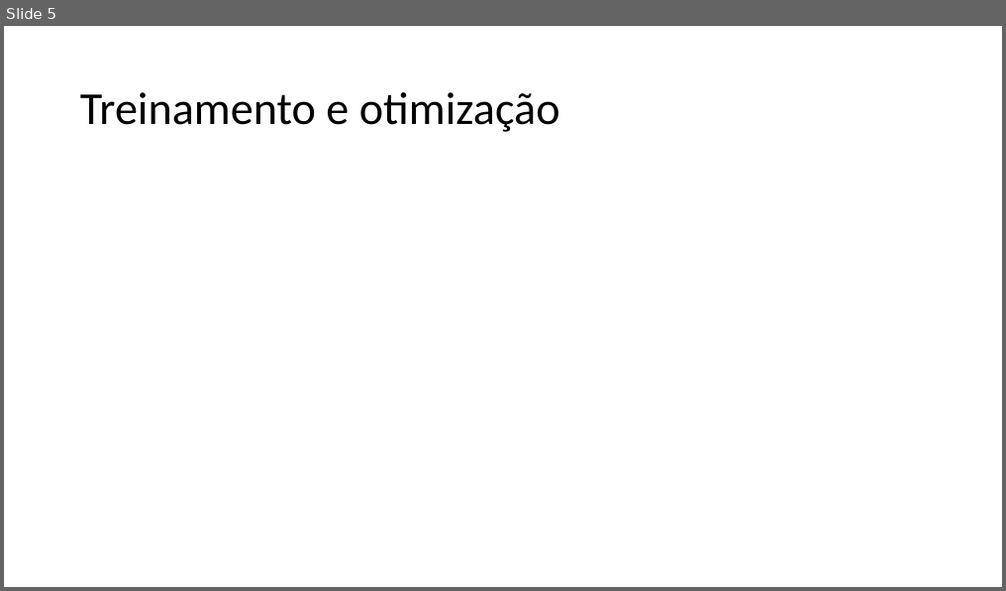
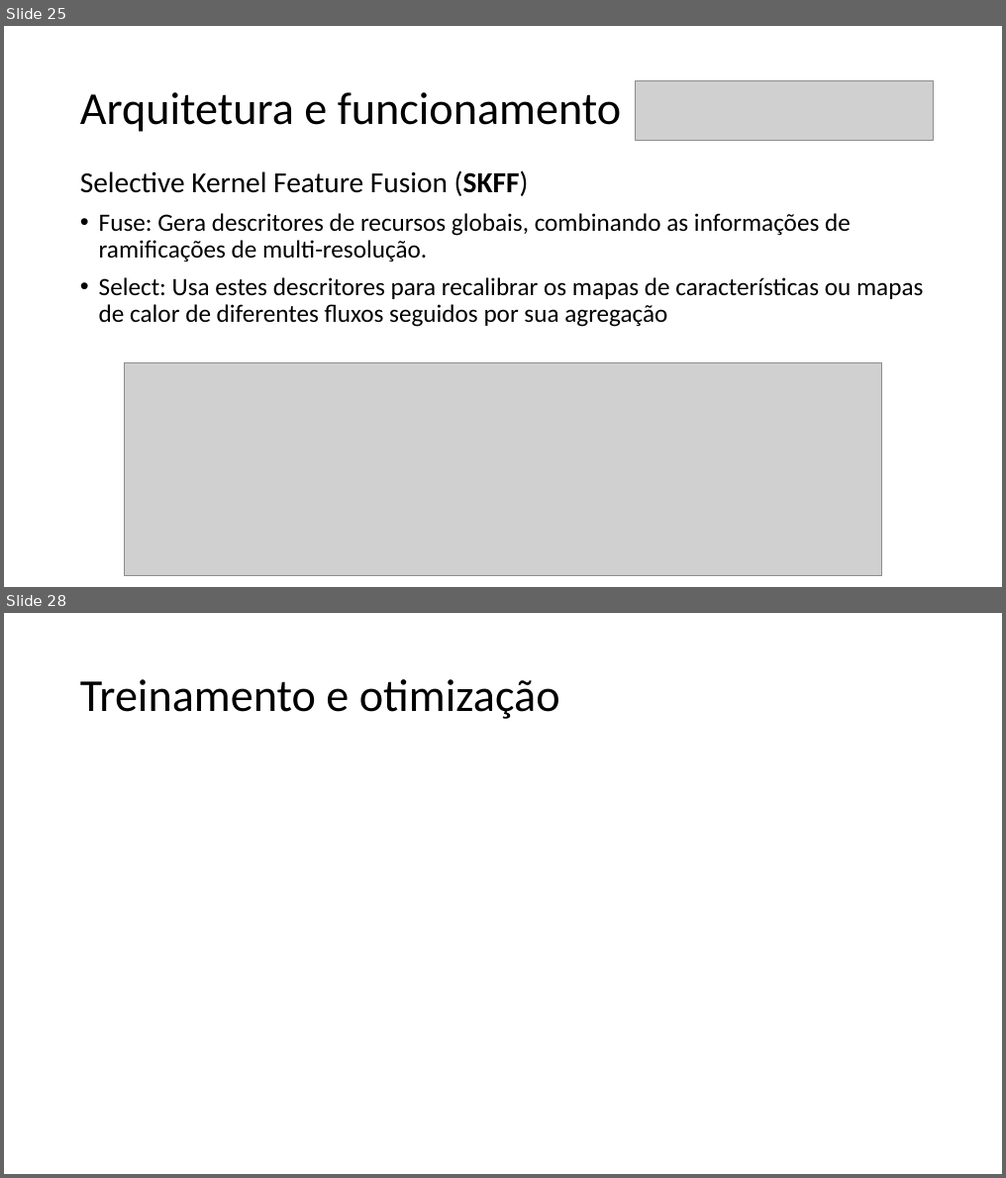
Before and after one commit to HyAgOsK/Research-Machine-Laerning-models, a slide deck: Seminário MirNet/TP558_X_Template.pptx. Shown one above the other, each under a label of ours: slide 5 before the commit, slides 25 and 28 after it; the slides between them are not shown. The pictures are 1006x591 and 1006x1178 pixels, drawn with LibreOffice and Linux fonts; fonts in the diff are those of the drawing; grey boxes stand for pictures. Boxes give left, top, right and bottom in pixels: in the first picture for what was removed or moved away, otherwise in the second. Text is boxed around its words. In the diff, an @@ line names an element or a change of style, - is before the commit and + after.

```diff
--- a/Seminário MirNet/TP558_X_Template.pptx
+++ b/Seminário MirNet/TP558_X_Template.pptx
@@ slide 25 added at [4, 26, 1002, 587], background #FFFFFF @@
@@ picture added at [635, 80, 934, 140] @@
@@ title added at [80, 92, 621, 132], 44 pt, text #000000 @@
+Arquitetura e funcionamento
@@ text added at [80, 171, 923, 327], 24 pt, text #000000 @@
+Selective Kernel Feature Fusion (SKFF)
+• Fuse: Gera descritores de recursos globais, combinando as informações de ramificações de multi-resolução.
+• Select: Usa estes descritores para recalibrar os mapas de características ou mapas de calor de diferentes fluxos seguidos por sua agregação
@@ picture added at [124, 364, 881, 577] @@
@@ what was slide 5 is now slide 28 @@
```
Also in this commit, not shown: 2 slides changed, 24 other slides added, 2 slides removed, 5 other files.
